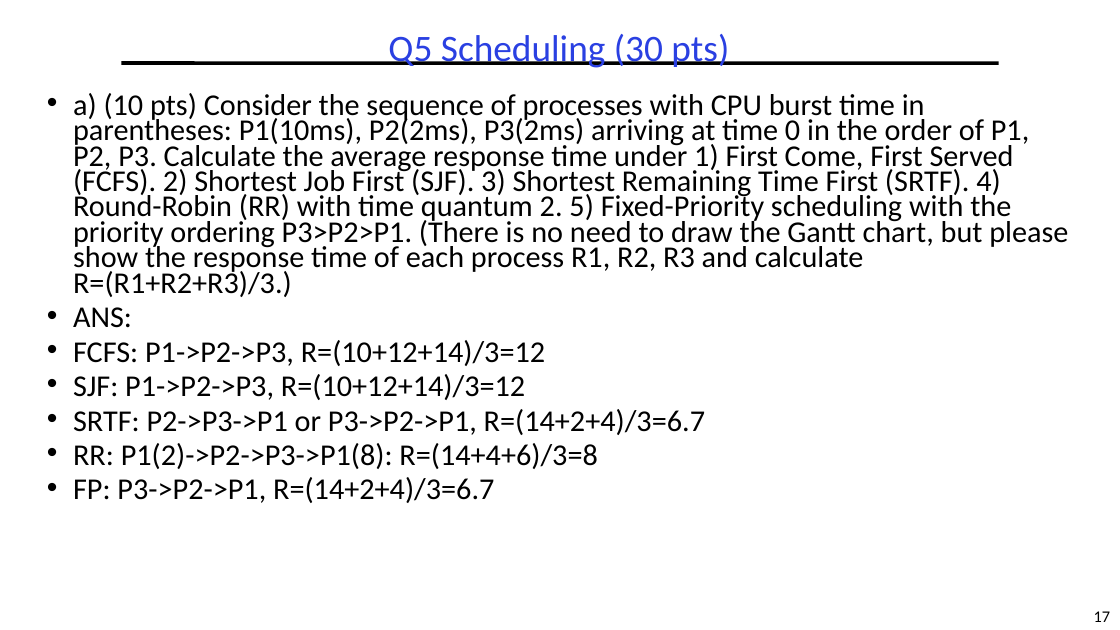
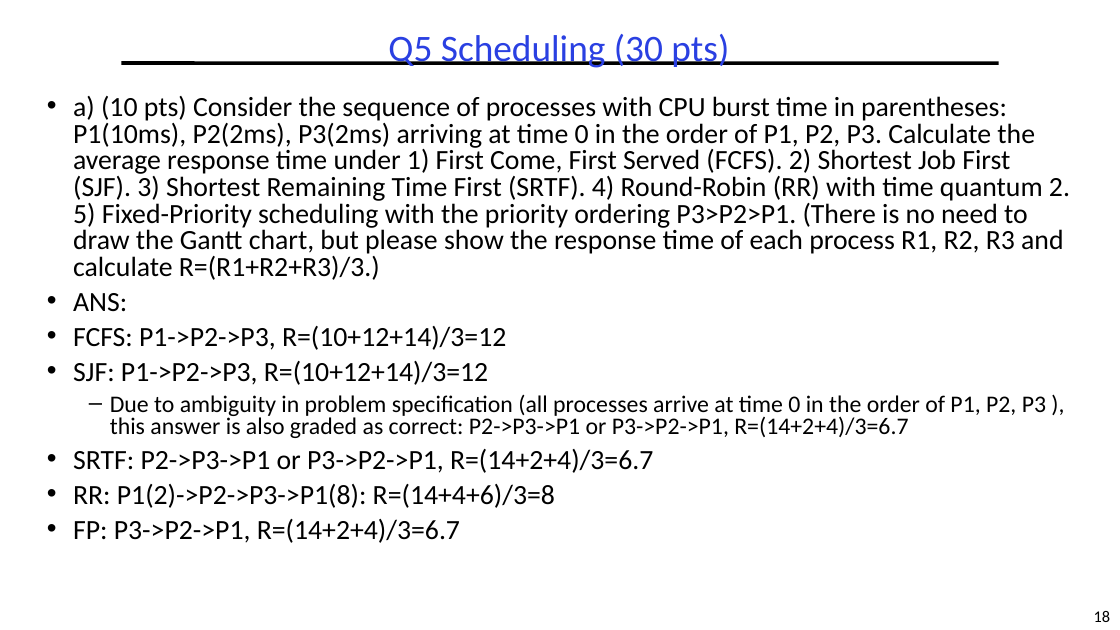
Before and after one commit to guhofstra/CSC256Fa25, a slide deck: slide 18 of PPTs/Exam/CSC112 MidtermExam Sp2025.pptx (slide 17 before the commit). Drawn at 1120x630 pixels with LibreOffice and Linux fonts; fonts in the diff are those of the drawing. Boxes give left, top, right and bottom in pixels: in the first picture for what was removed or moved away, otherwise in the second. Text is boxed around its words. In the diff, an @@ line names an element or a change of style, - is before the commit and + after.

```diff
--- a/PPTs/Exam/CSC112 MidtermExam Sp2025.pptx
+++ b/PPTs/Exam/CSC112 MidtermExam Sp2025.pptx
@@ text at <box>73,96,1070,543</box>: size 25.9 to 23.8 pt in "a) (10 pts) Consider the sequence of ...", "ANS:", "FCFS: P1->P2->P3, R=(10+12+14)/3=12", "SJF: P1->P2->P3, R=(10+12+14)/3=12" and 3 more places; line spacing 0.7 to 0.8 @@
@@ text at <box>110,394,1046,438</box>: paragraph added @@
+  – Due to ambiguity in problem specification (all processes arrive at time 0 in the order of P1, P2, P3 ), this answer is also graded as correct: P2->P3->P1 or P3->P2->P1, R=(14+2+4)/3=6.7
@@ page number at <box>1094,611,1111,622</box>: text changed @@
-17
+18
```
Also in this commit, not shown: 9 other slides changed, 1 slide added, 25 other files.
